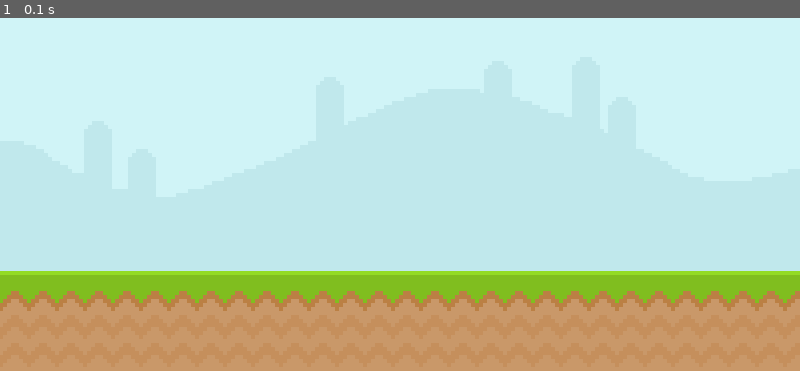
Above: before the commit, frame 1.
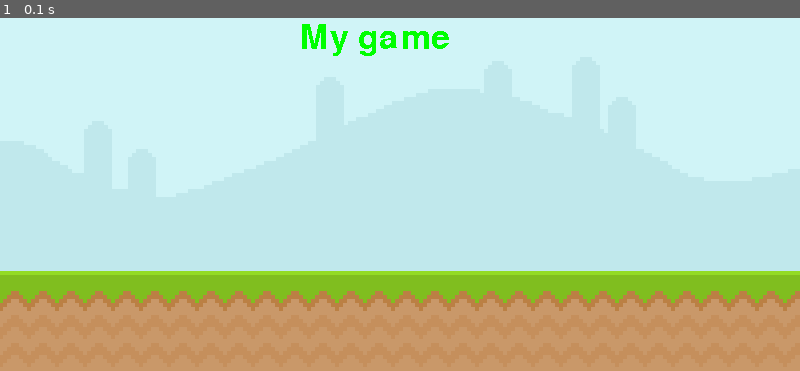
Above: after the commit, the same moment.

Repository: coding-zero-1/Basic-pygame-project
Game: pygame game, started from main.py
Same seed, same stepped clock (60 frames per second), same inputs: the game is played once before the commit and once after it.
Inputs:
- Up to frame 1 (0.1 s): no input

The runs differ from the first frame. In frame 1, 0.6% of the frame differs, in the area x 37-57%, y 1-11%.

Commit message:
added some text_surface

Diff:
--- a/main.py
+++ b/main.py
@@ -5,8 +5,11 @@
 screen = pygame.display.set_mode((800,400))
 pygame.display.set_caption('Mario clone')
 clock = pygame.time.Clock()
+
 sky_surface = pygame.image.load('Basic-pygame-project/graphics/Sky.png')
 ground_surface=pygame.image.load('Basic-pygame-project/graphics/ground.png')
+test_font = pygame.font.Font(None,50)
+test_surface = test_font.render('My game',False,'Green')
 
 while True:
     #we draw all our elements here
@@ -17,5 +20,7 @@
             exit()
     screen.blit(sky_surface,(0,0))
     screen.blit(ground_surface,(0,300))
+    screen.blit(test_surface,(300,50))
+
     pygame.display.update()
     clock.tick(60)
